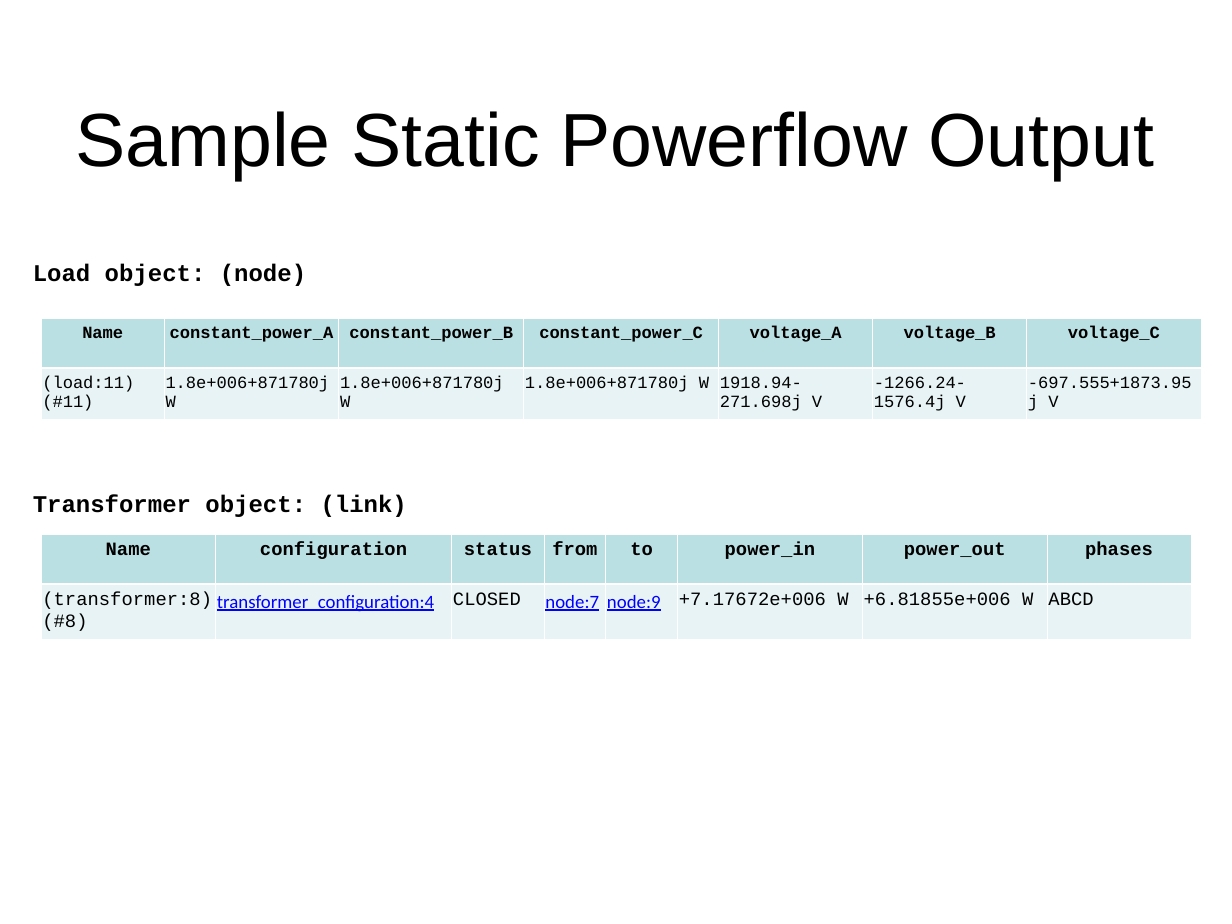
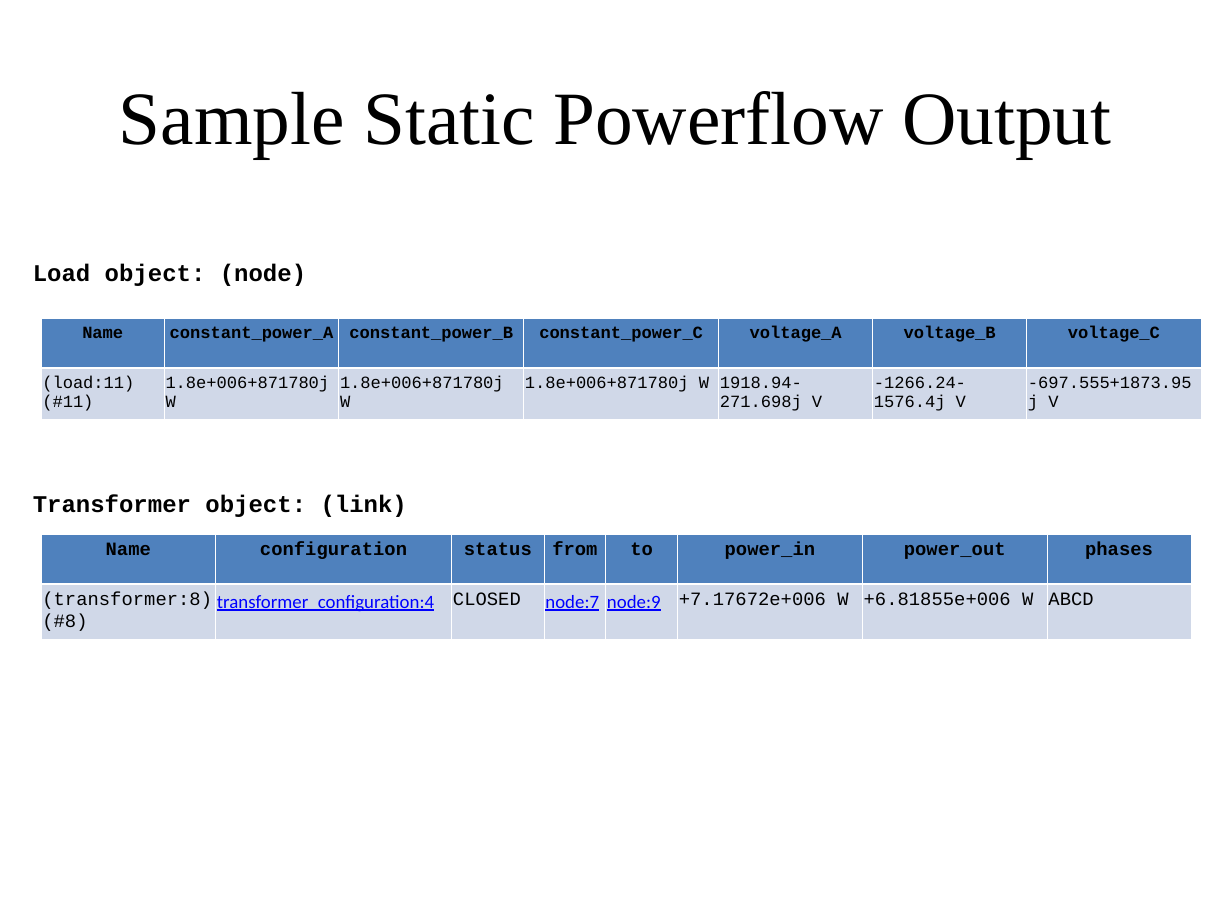
Before and after one commit to gridlab-d/course, a slide deck: slide 75 of FourDayCourse/4.1 - Powerflow Module.ppt (slide 67 before the commit). Drawn at 1232x924 pixels with LibreOffice and Linux fonts; fonts in the diff are those of the drawing; background and template pictures are left out. Boxes give left, top, right and bottom in pixels: in the first picture for what was removed or moved away, otherwise in the second. Text is boxed around its words. In the diff, an @@ line names an element or a change of style, - is before the commit and + after.

```diff
--- a/FourDayCourse/4.1 - Powerflow Module.ppt
+++ b/FourDayCourse/4.1 - Powerflow Module.ppt
@@ title "Sample Static Powerflow Output": place and size @@
-title "Sample Static Powerflow Output" at [76, 111, 1154, 180]
+title "Sample Static Powerflow Output" at [119, 91, 1111, 158]
@@ title "Sample Static Powerflow Output" at [119, 91, 1111, 158]: font Arial to Times New Roman @@
@@ table at [41, 318, 1201, 418] @@
@@ fill #BBE0E3 to #4F81BD in row 1 @@
@@ fill #E7F3F4 to #D0D8E8 in row 2 @@
@@ table at [41, 533, 1191, 635] @@
@@ fill #BBE0E3 to #4F81BD in row 1 @@
@@ fill #E7F3F4 to #D0D8E8 in row 2 @@
```
Also in this commit, not shown: 62 other slides changed, 17 slides added, 9 slides removed.
